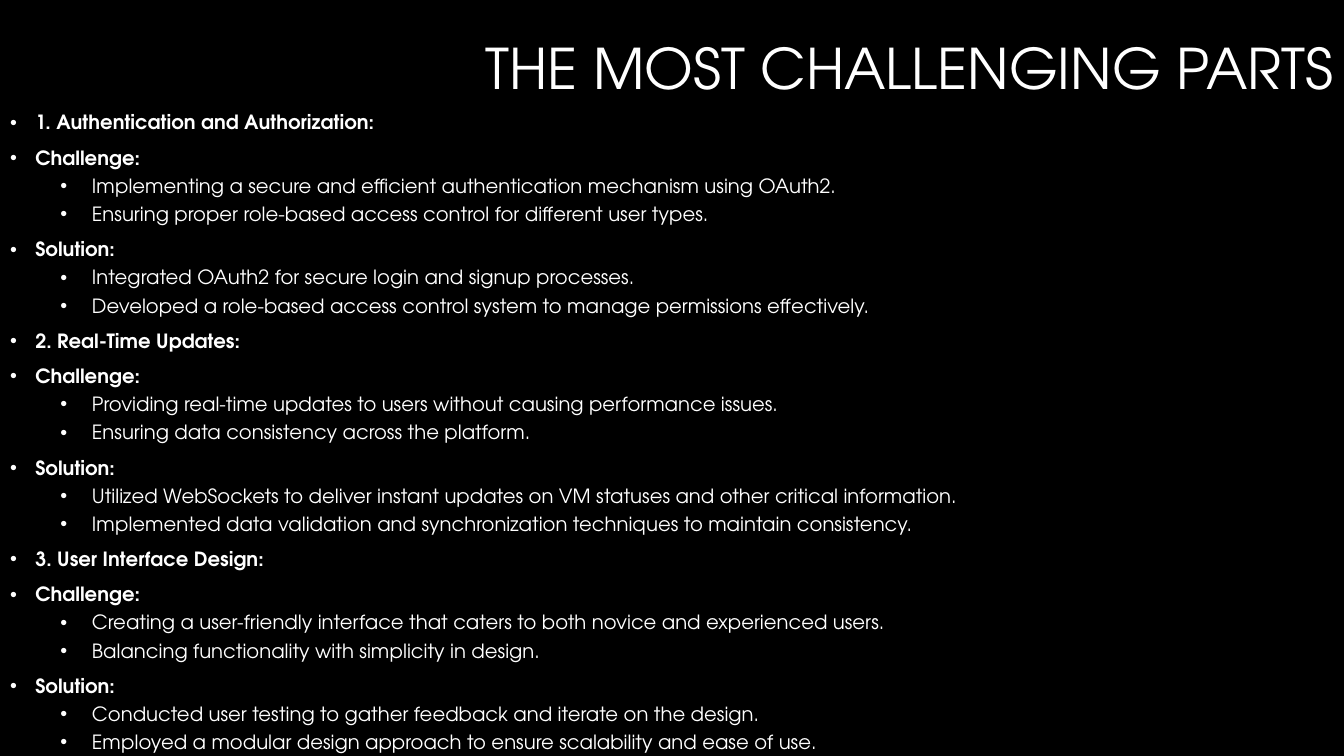
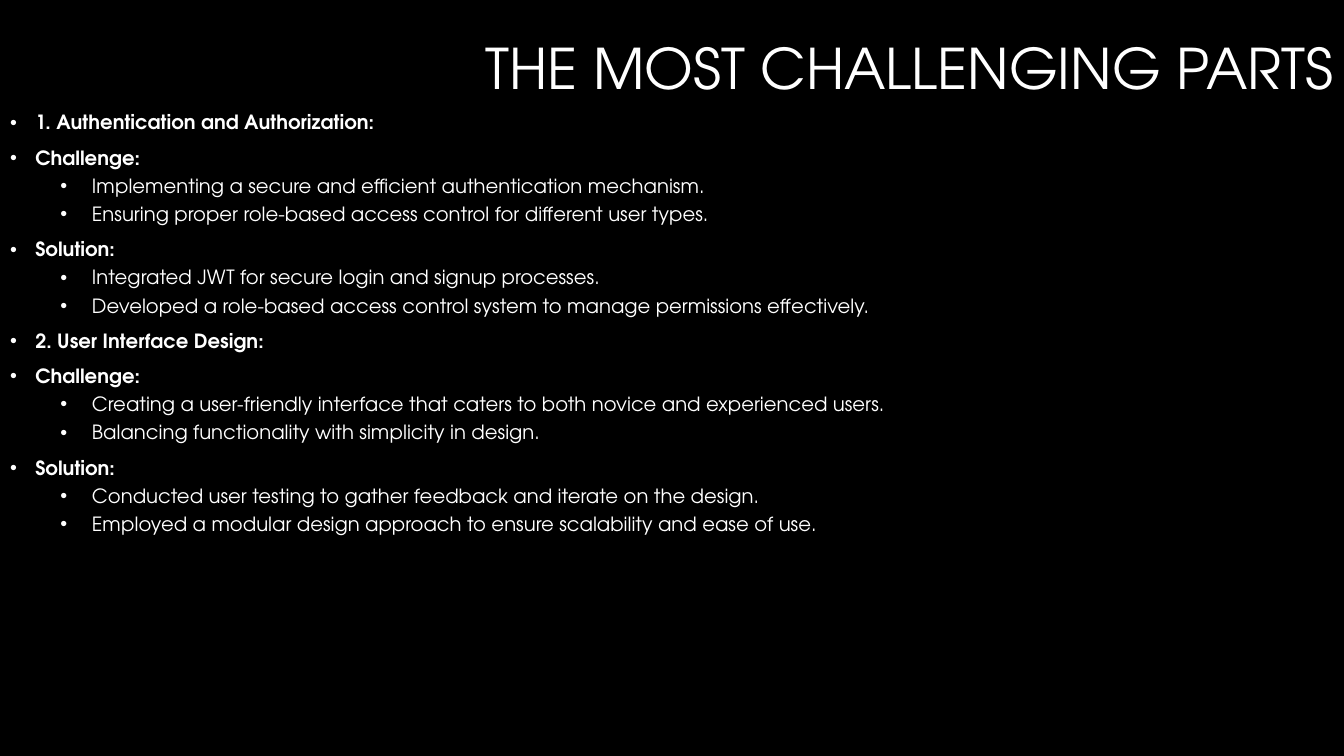
Before and after one commit to serbanples/Nokia_Cloud_Automation, a slide deck: slide 6 of Automation of the Cloud.pptx. Drawn at 1344x756 pixels with LibreOffice and Linux fonts; fonts in the diff are those of the drawing; background and template pictures are left out. Boxes give left, top, right and bottom in pixels: in the first picture for what was removed or moved away, otherwise in the second. Text is boxed around its words. In the diff, an @@ line names an element or a change of style, - is before the commit and + after.

```diff
--- a/Automation of the Cloud.pptx
+++ b/Automation of the Cloud.pptx
@@ text at (92,178,705,198): text changed @@
-  • Implementing a secure and efficient authentication mechanism using OAuth2.
+  • Implementing a secure and efficient authentication mechanism.
@@ text at (92,269,600,289): text changed @@
-  • Integrated OAuth2 for secure login and signup processes.
+  • Integrated JWT for secure login and signup processes.
@@ text at (35,333,264,353): text changed; bold on @@
-• 2. Real-Time Updates:
-• Challenge:
-  • Providing real-time updates to users without causing performance issues.
-  • Ensuring data consistency across the platform.
-• Solution:
-  • Utilized WebSockets to deliver instant updates on VM statuses and other critical information.
-  • Implemented data validation and synchronization techniques to maintain consistency.
-• 3. User Interface Design:
+• 2. User Interface Design:
```
Also in this commit, not shown: 7 other slides changed, 2 other files.
